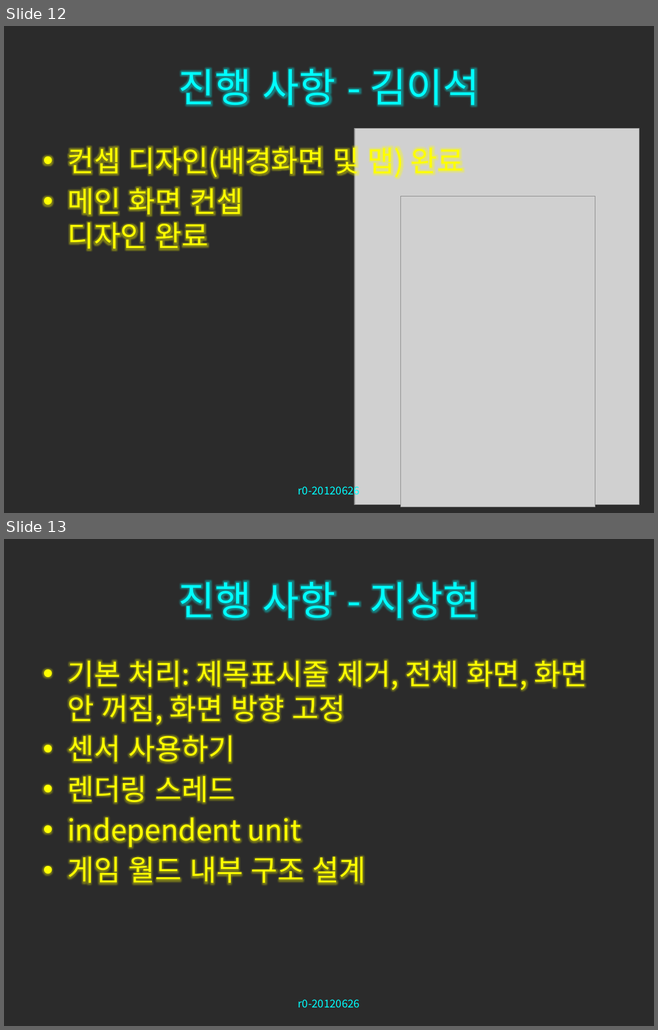
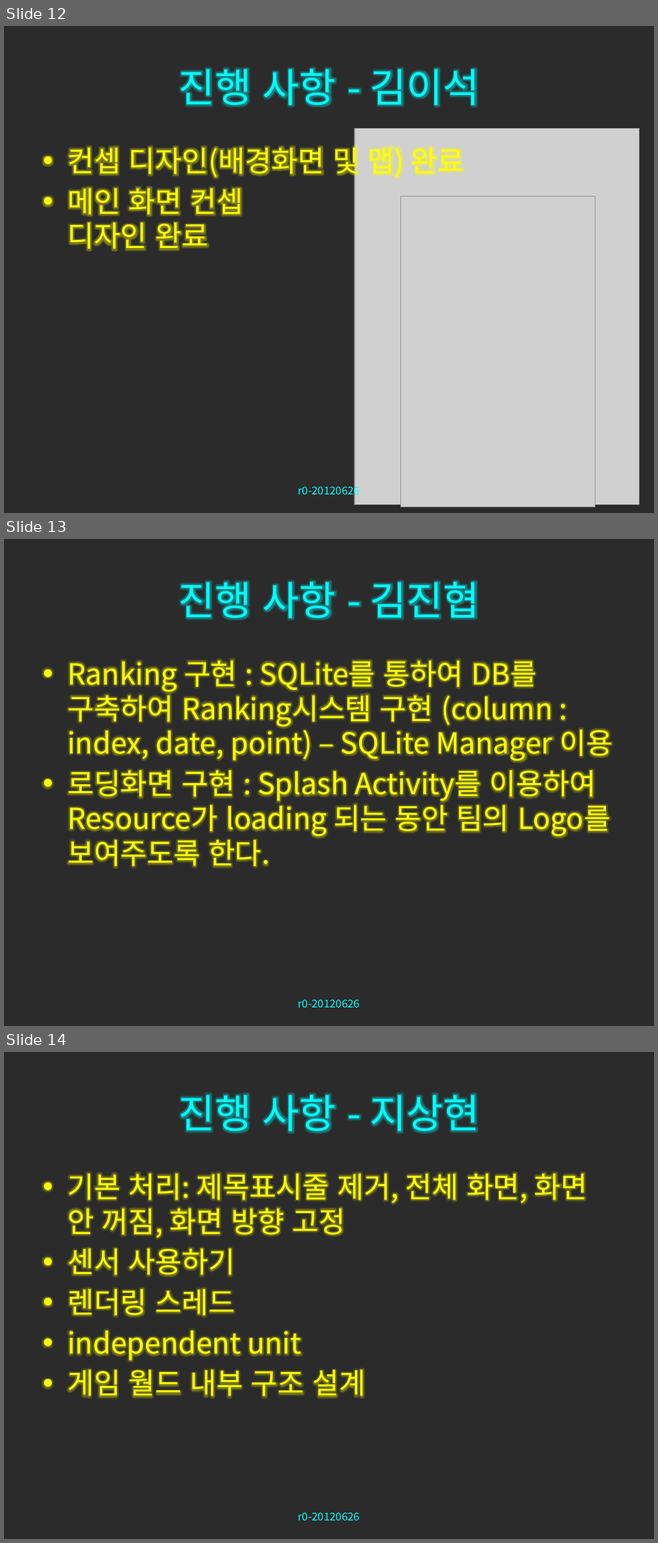
Before and after one commit to zwycid/dimension-drive-downside, a slide deck: presentation/중간발표.pptx. Shown one above the other, each under a label of ours: slides 12 and 13 before the commit, slides 12, 13 and 14 after it. The pictures are 658x1030 and 658x1543 pixels, drawn with LibreOffice and Linux fonts; fonts in the diff are those of the drawing; grey boxes stand for pictures; background and template pictures are left out; a plain dark background stands for a picture behind light text. Boxes give left, top, right and bottom in pixels: in the first picture for what was removed or moved away, otherwise in the second. Text is boxed around its words. In the diff, an @@ line names an element or a change of style, - is before the commit and + after.

Commit message:
진협이형 내용 추가

```diff
--- a/presentation/중간발표.pptx
+++ b/presentation/중간발표.pptx
@@ slide 13 added at [4, 539, 654, 1026], background picture (left out) @@
@@ title added at [179, 581, 479, 620], 44 pt, text #00FFFF @@
+진행 사항 - 김진협
@@ text added at [67, 659, 612, 868], 32 pt, text #FFFF00 @@
+• Ranking 구현 : SQLite를 통하여 DB를 구축하여 Ranking시스템 구현 (column : index, date, point) – SQLite Manager 이용
+• 로딩화면 구현 : Splash Activity를 이용하여 Resource가 loading 되는 동안 팀의 Logo를 보여주도록 한다.
@@ text added at [298, 1000, 360, 1008], 12 pt, text #00FFFF @@
+r0-20120626
@@ what was slide 13 is now slide 14 @@
```
Also in this commit, not shown: 1 slide changed, 1 other slide added.
